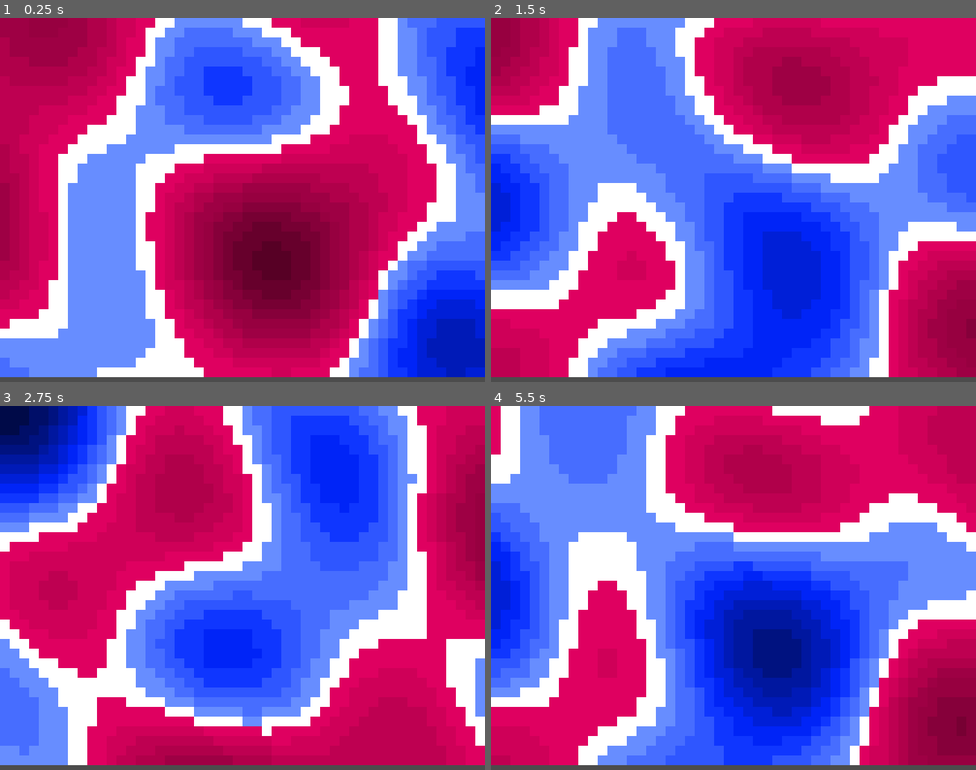
Above: before the commit, frames 1-4 (two rows, left to right).
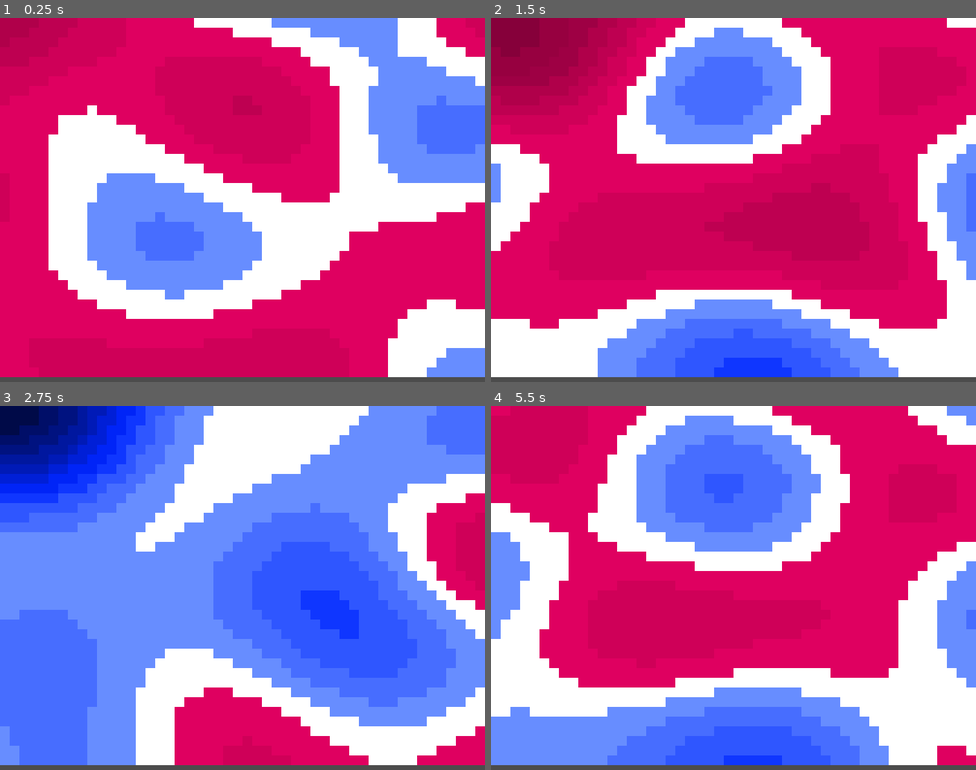
Above: after the commit, the same moments.

Repository: olenoble/PlasmaGodot
Game: Godot game, scene res://Plasma.tscn
The game is run twice, just before and just after one commit, with the same random seed, the same clock (stepped at 60 frames per second) and the same inputs.
Inputs:
- Up to frame 1 (0.25 s): no input
- Up to frame 2 (1.5 s): no input
- Up to frame 3 (2.75 s): no input
- Up to frame 4 (5.5 s): no input

The runs differ from the first frame. In frame 1, 78% of the frame differs, in the area x 0-100%, y 0-99%; in frame 2, 78%; in frame 3, 79%; in frame 4, 82%.

Commit message:
code clean up

Diff:
--- a/Plasma.tscn
+++ b/Plasma.tscn
@@ -343,10 +343,15 @@
 
 [node name="PlasmaWorld" type="Node2D"]
 script = ExtResource( 2 )
-number_wave = 7
+number_wave = 27
 speed = 1.7
 
 [node name="PlasmaTiles" type="TileMap" parent="."]
 tile_set = SubResource( 1 )
 cell_size = Vector2( 16, 16 )
 format = 1
+
+[node name="Timer" type="Timer" parent="."]
+wait_time = 5.0
+
+[connection signal="timeout" from="Timer" to="." method="_on_Timer_timeout"]
--- a/plasma.gd
+++ b/plasma.gd
@@ -9,12 +9,11 @@
 var phase = 0
 
 var num_tiles = 0
-# var all_parameters = []
+var all_parameters = []
 var cell_size = 0
 var needed_tiles = []
 
 var tilemap
-# var tiles_pos = []
 var precalc_vec = []
 
 
@@ -36,22 +35,46 @@
 	print("Number of required tiles = " + str(needed_tiles))
 
 	# first generate waves parameters
+	all_parameters.clear()
+	all_parameters.resize(number_wave)
 	_generate_all_parameters()
 	print("Done generating")
 
 
 func _generate_all_parameters():
-	# first generate waves parameters
-	var all_parameters = []
+	print("Regenerating All")
+	# var x = range(number_wave)
+	# print(x)
+	# x.shuffle()
+	# print(x)
+	# generate all waves parameters
+	# all_parameters = []
+	all_parameters.clear()
 	for _i in range(number_wave):
-		# we had length, angle (converted to vector) and phase
-		var angle = rand_range(angle_range.x, angle_range.y)
-		var wave_param = [rand_range(length_range.x, length_range.y),
-						  [cos(angle), sin(angle)],
-						  rand_range(zero_phase_range.x, zero_phase_range.y)]
-		all_parameters += [wave_param]
+		all_parameters += [_generate_wave_parameters()]
+	_generate_all_precalculated_vector()
 
-	# then pre-generate the vector for the phase
+
+func _generate_one_parameters():
+	var x = range(number_wave)
+	x.shuffle()
+	var param_ref = x[0]
+	print("Regenerating wave number " + str(param_ref))
+	all_parameters[param_ref] = _generate_wave_parameters()
+	_generate_all_precalculated_vector()
+
+
+func _generate_wave_parameters():
+	# we had length, angle (converted to vector) and phase
+	var angle = rand_range(angle_range.x, angle_range.y)
+	var wave_param = [rand_range(length_range.x, length_range.y),
+					 [cos(angle), sin(angle)],
+					 rand_range(zero_phase_range.x, zero_phase_range.y)]
+	return wave_param
+
+
+func _generate_all_precalculated_vector():
+	# pre-generate the vector for the phase
 	precalc_vec = []
 	var vecx
 	var vecy
@@ -73,7 +96,7 @@
 
 
 func _process(delta):
-	# this is where we generate the waves
+	# this is where we update the tilemap
 
 	# if we press space - we reset all the waves
 	if Input.is_physical_key_pressed(32):
@@ -95,3 +118,7 @@
 	# update the phase
 	var phase_shift = speed * delta
 	phase += phase_shift
+
+
+func _on_Timer_timeout():
+	call_deferred("_generate_one_parameters")
